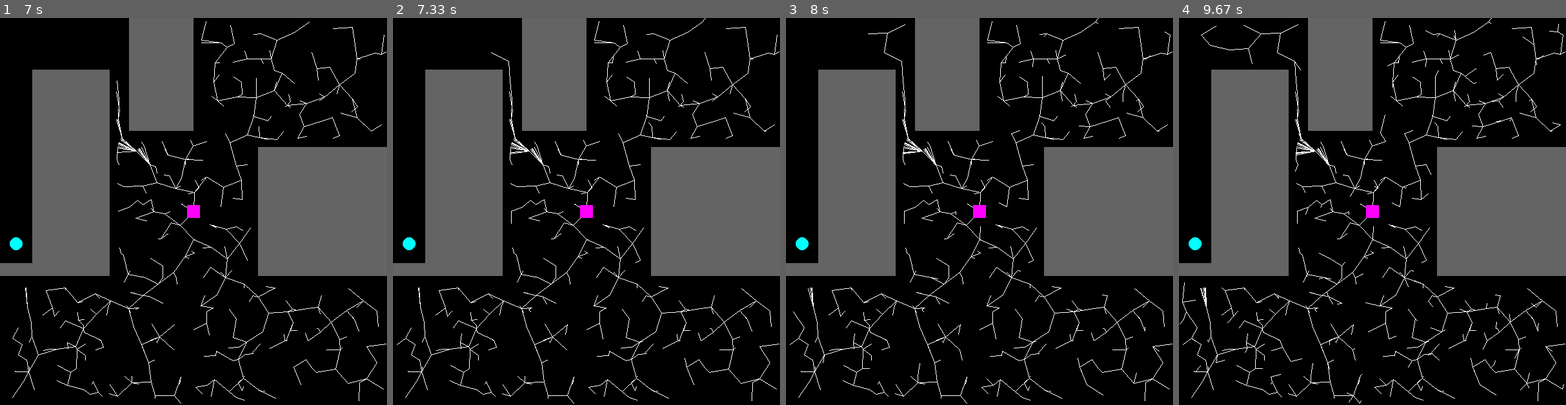
Above: before the commit, frames 1-4 (left to right).
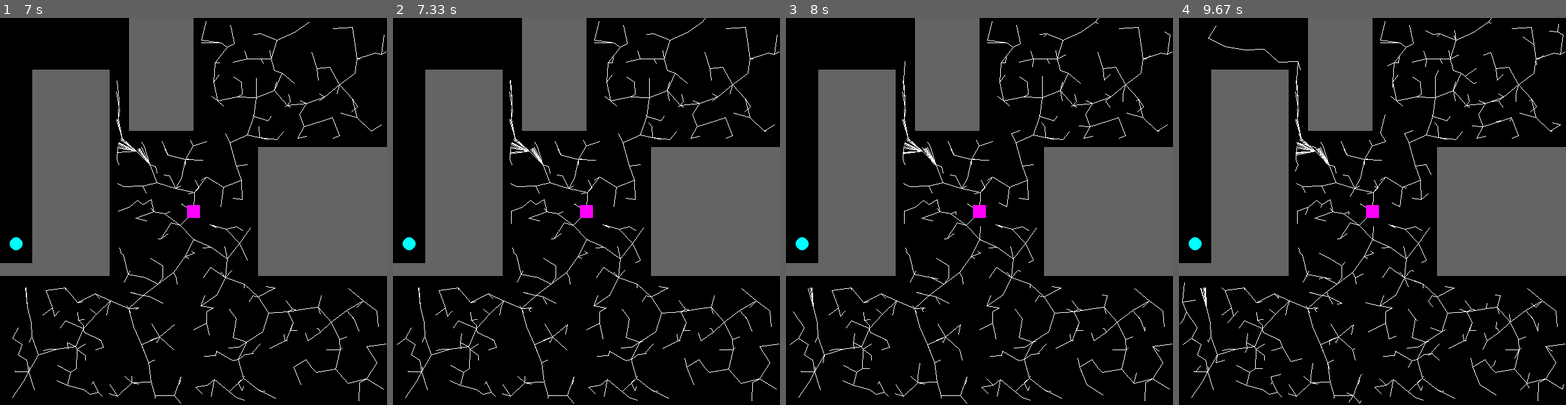
Above: after the commit, the same moments.

Repository: paulaksm/AIProj
Game: pygame game, started from environment.py
Two runs of this game, one before a commit and one after it. Both use one fixed random seed, a clock stepped at 60 frames per second and the inputs below. The source is Python 2; it was converted automatically to run under Python 3.
Inputs:
- Up to frame 1 (7 s): no input
- Up to frame 2 (7.33 s): no input
- Up to frame 3 (8 s): no input
- Up to frame 4 (9.67 s): no input

Frame 1 is identical in both runs. In frame 2, less than 0.1% of the frame differs, in the area x 25-38%, y 8-37%; in frame 3, less than 0.1%; in frame 4, 0.2%, in the area x 5-38%, y 1-38%.

Commit message:
Increased stepsize in obstaclefree
It was to large before, sometimes the path would go through a corner of
a wall

Diff:
--- a/environment.py
+++ b/environment.py
@@ -79,7 +79,7 @@
 
 def obstaclefree(p1, p2):
     "checks if there are no walls between two points"
-    t = np.arange(0, 1, 0.5)
+    t = np.arange(0, 1, 0.05)
     for ti in t:
         x = p1[0] + (p2[0] - p1[0]) * ti;
         y = p1[1] + (p2[1] - p1[1]) * ti;
